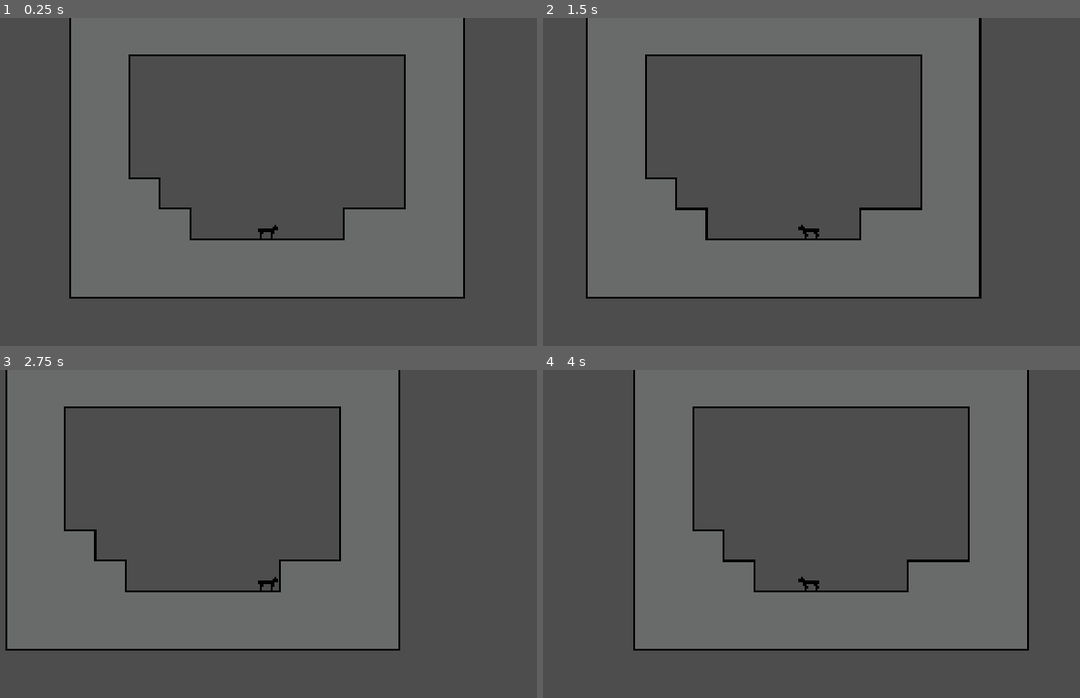
Above: before the commit, frames 1-4 (two rows, left to right).
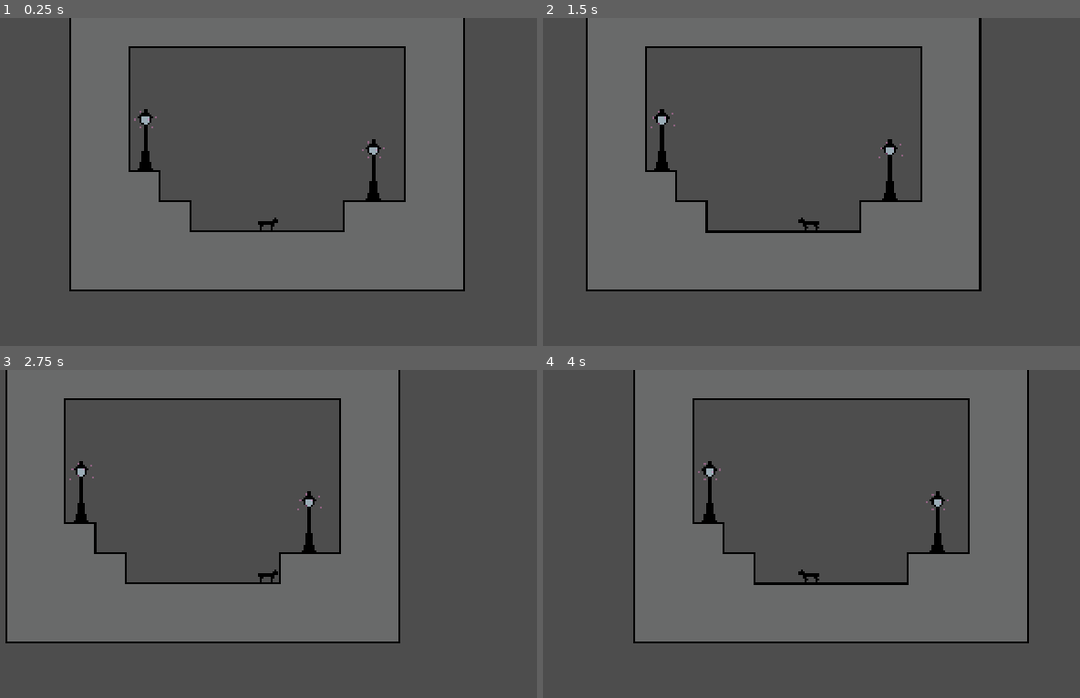
Above: after the commit, the same moments.

Repository: Trylat/A_Game_By_Its_Cover_2023
Game: Godot game, scene res://level_test/level_test_scene.tscn
Same seed, same stepped clock (60 frames per second), same inputs: the game is played once before the commit and once after it.
Inputs:
- Up to frame 1 (0.25 s): no input
- Up to frame 2 (1.5 s): hold D (player_walk_right) 0.53-1.28 s; tap Q (player_hiss, bound only after the commit) at 0.6, 1.35 s; tap Enter at 1.25 s; hold A (player_walk_left) from 1.28 s (still down)
- Up to frame 3 (2.75 s): release A (player_walk_left) at 2.03 s; hold D (player_walk_right) from 2.03 s (still down); tap Q (player_hiss, bound only after the commit) at 2.1 s
- Up to frame 4 (4 s): release D (player_walk_right) at 2.78 s; hold W (player_jump_up) 2.78-3.53 s; tap Q (player_hiss, bound only after the commit) at 2.85, 3.6 s; tap Space at 3.5 s; hold A (player_walk_left) from 3.53 s (still down)

The runs differ from the first frame. In frame 1, 5.7% of the frame differs, in the area x 12-87%, y 8-86%; in frame 2, 5.8%, in the area x 7-82%, y 8-86%; in frame 3, 5.7%; in frame 4, 5.8%.

Commit message:
Add LampPost, Hiss and fix children reference
Using a export reference use the same reference for all instances of the scene (see animatedSprite for example).

Diff:
--- /dev/null
+++ b/Cat&Moon/lamp_post/lamp_post.gd
@@ -0,0 +1,16 @@
+class_name LampPost extends Area2D
+
+@onready var animatedSprite: AnimatedSprite2D = $AnimatedSprite2D
+
+# Called when the node enters the scene tree for the first time.
+func _ready():
+	play_animation_fogged()
+
+func play_animation_on():
+	animatedSprite.play("on")
+
+func play_animation_shiny():
+	animatedSprite.play("shiny")
+
+func play_animation_fogged():
+	animatedSprite.play("fogged")
--- /dev/null
+++ b/Cat&Moon/lamp_post/lamp_post.tscn
@@ -0,0 +1,110 @@
+[gd_scene load_steps=14 format=3 uid="uid://canuhtr6uyalt"]
+
+[ext_resource type="Script" path="res://lamp_post/lamp_post.gd" id="1_6m4se"]
+[ext_resource type="Texture2D" uid="uid://db45km8m4cbln" path="res://lamp_post/lamp_post_spritesheet.png" id="2_mv03u"]
+
+[sub_resource type="RectangleShape2D" id="RectangleShape2D_1f5xo"]
+size = Vector2(8, 32)
+
+[sub_resource type="AtlasTexture" id="AtlasTexture_wy8my"]
+atlas = ExtResource("2_mv03u")
+region = Rect2(0, 0, 16, 32)
+
+[sub_resource type="AtlasTexture" id="AtlasTexture_2yjht"]
+atlas = ExtResource("2_mv03u")
+region = Rect2(16, 0, 16, 32)
+
+[sub_resource type="AtlasTexture" id="AtlasTexture_hir5q"]
+atlas = ExtResource("2_mv03u")
+region = Rect2(32, 0, 16, 32)
+
+[sub_resource type="AtlasTexture" id="AtlasTexture_2y17n"]
+atlas = ExtResource("2_mv03u")
+region = Rect2(48, 0, 16, 32)
+
+[sub_resource type="AtlasTexture" id="AtlasTexture_8qx30"]
+atlas = ExtResource("2_mv03u")
+region = Rect2(0, 64, 16, 32)
+
+[sub_resource type="AtlasTexture" id="AtlasTexture_4nt78"]
+atlas = ExtResource("2_mv03u")
+region = Rect2(0, 32, 16, 32)
+
+[sub_resource type="AtlasTexture" id="AtlasTexture_wlo4q"]
+atlas = ExtResource("2_mv03u")
+region = Rect2(16, 32, 16, 32)
+
+[sub_resource type="AtlasTexture" id="AtlasTexture_kfkxq"]
+atlas = ExtResource("2_mv03u")
+region = Rect2(32, 32, 16, 32)
+
+[sub_resource type="AtlasTexture" id="AtlasTexture_8sewv"]
+atlas = ExtResource("2_mv03u")
+region = Rect2(48, 32, 16, 32)
+
+[sub_resource type="SpriteFrames" id="SpriteFrames_ywpgi"]
+animations = [{
+"frames": [{
+"duration": 1.0,
+"texture": SubResource("AtlasTexture_wy8my")
+}, {
+"duration": 1.0,
+"texture": SubResource("AtlasTexture_2yjht")
+}, {
+"duration": 1.0,
+"texture": SubResource("AtlasTexture_hir5q")
+}, {
+"duration": 1.0,
+"texture": SubResource("AtlasTexture_2y17n")
+}, {
+"duration": 1.0,
+"texture": SubResource("AtlasTexture_hir5q")
+}, {
+"duration": 1.0,
+"texture": SubResource("AtlasTexture_2yjht")
+}],
+"loop": true,
+"name": &"fogged",
+"speed": 3.0
+}, {
+"frames": [{
+"duration": 1.0,
+"texture": SubResource("AtlasTexture_8qx30")
+}],
+"loop": true,
+"name": &"on",
+"speed": 5.0
+}, {
+"frames": [{
+"duration": 1.0,
+"texture": SubResource("AtlasTexture_4nt78")
+}, {
+"duration": 1.0,
+"texture": SubResource("AtlasTexture_wlo4q")
+}, {
+"duration": 1.0,
+"texture": SubResource("AtlasTexture_kfkxq")
+}, {
+"duration": 1.0,
+"texture": SubResource("AtlasTexture_8sewv")
+}, {
+"duration": 1.0,
+"texture": SubResource("AtlasTexture_kfkxq")
+}, {
+"duration": 1.0,
+"texture": SubResource("AtlasTexture_wlo4q")
+}],
+"loop": true,
+"name": &"shiny",
+"speed": 3.0
+}]
+
+[node name="LampPost" type="Area2D"]
+script = ExtResource("1_6m4se")
+
+[node name="CollisionShape2D" type="CollisionShape2D" parent="."]
+shape = SubResource("RectangleShape2D_1f5xo")
+
+[node name="AnimatedSprite2D" type="AnimatedSprite2D" parent="."]
+sprite_frames = SubResource("SpriteFrames_ywpgi")
+animation = &"fogged"
--- a/Cat&Moon/level_test/level_test_scene.tscn
+++ b/Cat&Moon/level_test/level_test_scene.tscn
@@ -1,7 +1,8 @@
-[gd_scene load_steps=5 format=3 uid="uid://iphjdoh14xn"]
+[gd_scene load_steps=6 format=3 uid="uid://iphjdoh14xn"]
 
 [ext_resource type="Texture2D" uid="uid://x2dcsui3e8m1" path="res://level_test/level_test_tileset.png" id="1_r7xvm"]
 [ext_resource type="PackedScene" uid="uid://xek7ebwcvfsk" path="res://player/player.tscn" id="2_f4kjm"]
+[ext_resource type="PackedScene" uid="uid://canuhtr6uyalt" path="res://lamp_post/lamp_post.tscn" id="3_tq2oa"]
 
 [sub_resource type="TileSetAtlasSource" id="TileSetAtlasSource_in803"]
 texture = ExtResource("1_r7xvm")
@@ -121,5 +122,11 @@
 format = 2
 layer_0/tile_data = PackedInt32Array(65532, 65540, 1, 65533, 4, 4, 65534, 65540, 0, 65535, 65540, 0, 0, 65540, 0, 1, 65 …(1291 unchanged characters)…
 
-[node name="player" parent="." instance=ExtResource("2_f4kjm")]
+[node name="Player" parent="." instance=ExtResource("2_f4kjm")]
 position = Vector2(8, -24)
+
+[node name="LampPost1" parent="." instance=ExtResource("3_tq2oa")]
+position = Vector2(64, -32)
+
+[node name="LampPost2" parent="." instance=ExtResource("3_tq2oa")]
+position = Vector2(-56, -48)
--- a/Cat&Moon/player/player.tscn
+++ b/Cat&Moon/player/player.tscn
@@ -59,19 +59,26 @@
 [sub_resource type="RectangleShape2D" id="RectangleShape2D_jcfwu"]
 size = Vector2(11, 7)
 
-[node name="player" type="CharacterBody2D" node_paths=PackedStringArray("animatedSprite")]
+[sub_resource type="CircleShape2D" id="CircleShape2D_jn58y"]
+
+[node name="Player" type="CharacterBody2D"]
 script = ExtResource("1_whvpr")
-animatedSprite = NodePath("AnimatedSprite2D")
 speed = 100.0
 jumpForce = 200.0
 
 [node name="AnimatedSprite2D" type="AnimatedSprite2D" parent="."]
+position = Vector2(0, -4)
 sprite_frames = SubResource("SpriteFrames_y3w0j")
 animation = &"idle"
 
 [node name="CollisionShape2D" type="CollisionShape2D" parent="."]
-position = Vector2(0.5, 4.5)
+position = Vector2(0.5, 0.5)
 shape = SubResource("RectangleShape2D_jcfwu")
 
 [node name="Camera2D" type="Camera2D" parent="."]
 zoom = Vector2(3, 3)
+
+[node name="HissArea2D" type="Area2D" parent="."]
+
+[node name="CollisionShape2D" type="CollisionShape2D" parent="HissArea2D"]
+shape = SubResource("CircleShape2D_jn58y")
--- a/Cat&Moon/player/player_script.gd
+++ b/Cat&Moon/player/player_script.gd
@@ -1,14 +1,20 @@
+class_name Player
 extends CharacterBody2D
 
-@export var animatedSprite: AnimatedSprite2D = null
 @export var speed = 300.0
 @export var jumpForce = 400.0
+
+@onready var animatedSprite: AnimatedSprite2D = $AnimatedSprite2D
+@onready var hissArea: Area2D = $HissArea2D
 
 # Get the gravity from the project settings to be synced with RigidBody nodes.
 var gravity = ProjectSettings.get_setting("physics/2d/default_gravity")
 
+var spawnPoint: LampPost = null
+
 func _process(_delta: float) -> void:
 	do_animation()
+	do_hiss()
 
 func _physics_process(delta: float):
 	do_movement(delta)
@@ -51,3 +57,18 @@
 		animatedSprite.play("walk")
 	else:
 		animatedSprite.play("idle")
+
+# @brief Manage inputs for hiss and do actions accordingly.
+func do_hiss():
+	if(not Input.is_action_just_pressed("player_hiss")):
+		return
+
+	for area in hissArea.get_overlapping_areas():
+		if (area is LampPost):
+			# Old spawn point
+			if (spawnPoint != null):
+				spawnPoint.play_animation_on()
+
+			# Newly founded spawn point
+			spawnPoint = area as LampPost
+			spawnPoint.play_animation_shiny();
--- a/Cat&Moon/project.godot
+++ b/Cat&Moon/project.godot
@@ -40,6 +40,12 @@
 , Object(InputEventKey,"resource_local_to_scene":false,"resource_name":"","device":-1,"window_id":0,"alt_pressed":false,"shift_pressed":false,"ctrl_pressed":false,"meta_pressed":false,"pressed":false,"keycode":0,"physical_keycode":4194321,"key_label":0,"unicode":0,"echo":false,"script":null)
 ]
 }
+player_hiss={
+"deadzone": 0.5,
+"events": [Object(InputEventKey,"resource_local_to_scene":false,"resource_name":"","device":-1,"window_id":0,"alt_pressed":false,"shift_pressed":false,"ctrl_pressed":false,"meta_pressed":false,"pressed":false,"keycode":0,"physical_keycode":81,"key_label":0,"unicode":113,"echo":false,"script":null)
+, Object(InputEventMouseButton,"resource_local_to_scene":false,"resource_name":"","device":-1,"window_id":0,"alt_pressed":false,"shift_pressed":false,"ctrl_pressed":false,"meta_pressed":false,"button_mask":1,"position":Vector2(230, 15),"global_position":Vector2(234, 58),"factor":1.0,"button_index":1,"canceled":false,"pressed":true,"double_click":false,"script":null)
+]
+}
 
 [rendering]
 
Binary file added: Cat&Moon/lamp_post/lamp_post_spritesheet.aseprite
Binary file added: Cat&Moon/lamp_post/lamp_post_spritesheet.png
Not shown, added: Cat&Moon/lamp_post/lamp_post_spritesheet.png.import
Not shown: 1 places in Cat&Moon/player/player.tscn that only renumber resources
